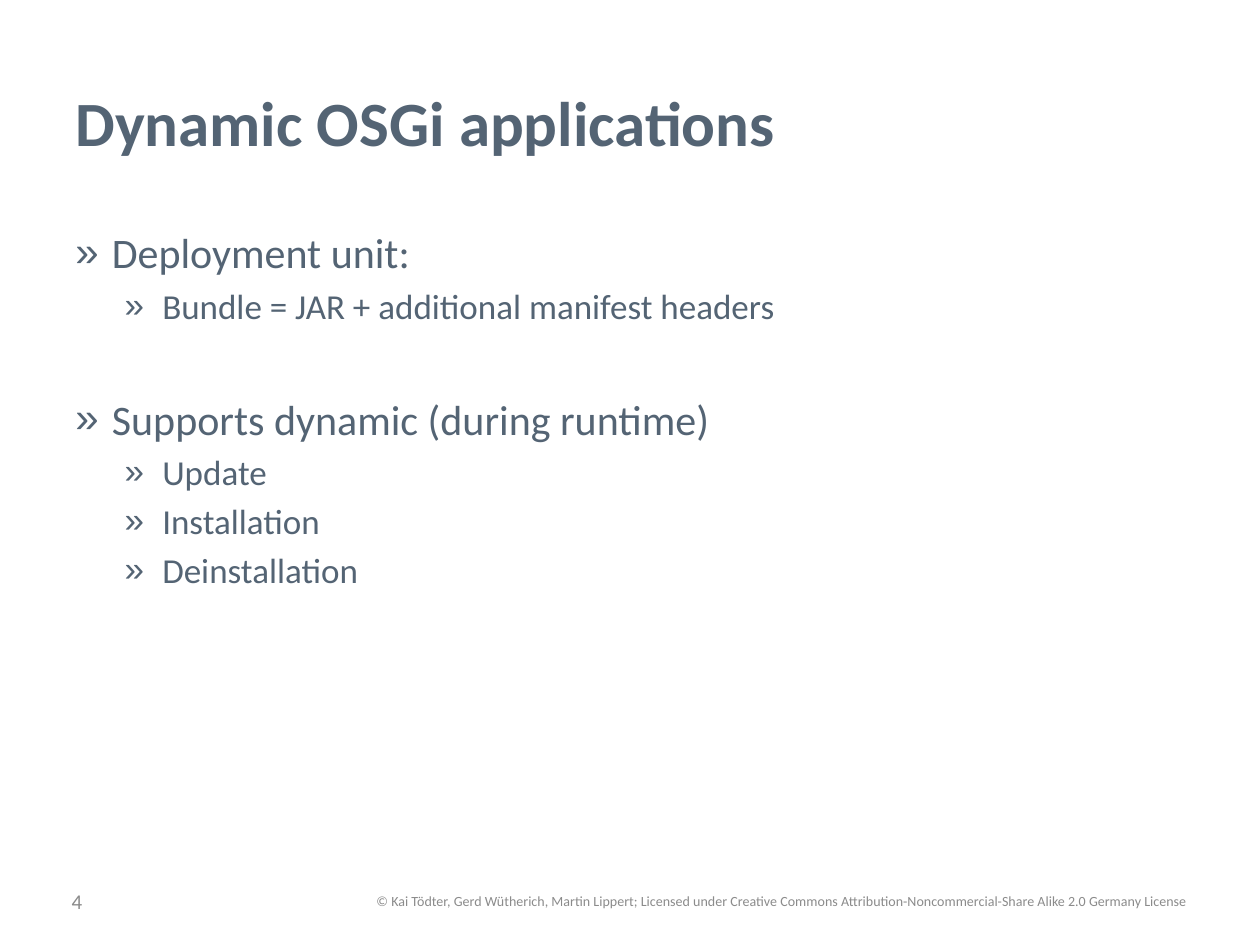
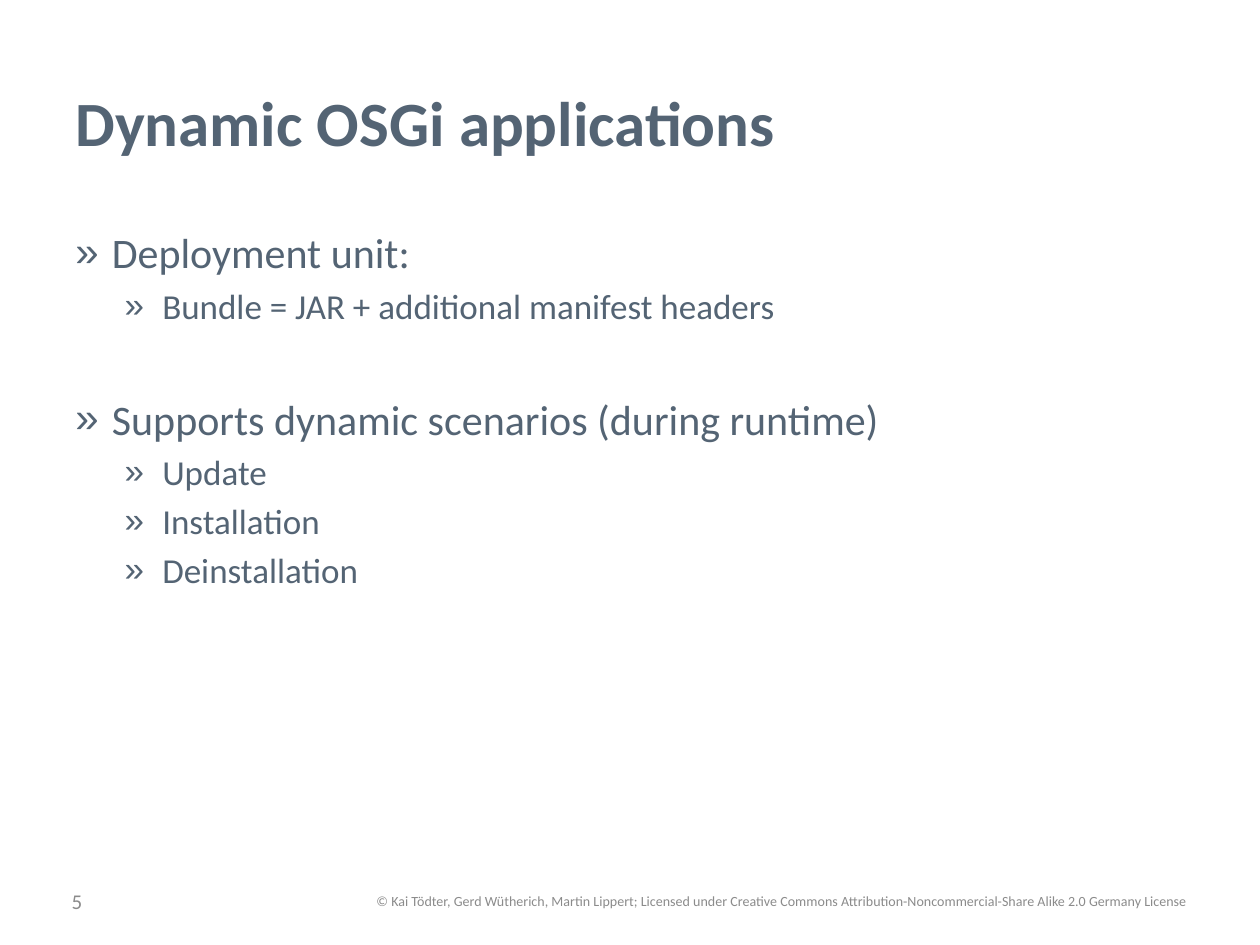
Before and after one commit to osgi-forks/osgi-person-manager, a slide deck: slide 5 of presentations/Patterns and Best Practices for dynamic OSGi Applications.pptx (slide 4 before the commit). Drawn at 1260x945 pixels with LibreOffice and Linux fonts; fonts in the diff are those of the drawing; background and template pictures are left out. Boxes give left, top, right and bottom in pixels: in the first picture for what was removed or moved away, otherwise in the second. Text is boxed around its words. In the diff, an @@ line names an element or a change of style, - is before the commit and + after.

```diff
--- a/presentations/Patterns and Best Practices for dynamic OSGi Applications.pptx
+++ b/presentations/Patterns and Best Practices for dynamic OSGi Applications.pptx
@@ text at [112,404,879,442]: text changed @@
-» Supports dynamic (during runtime)
+» Supports dynamic scenarios (during runtime)
@@ page number at [72,895,83,909]: text changed @@
-4
+5
```
Also in this commit, not shown: 3 other slides changed, 1 slide added, 1 other file.
